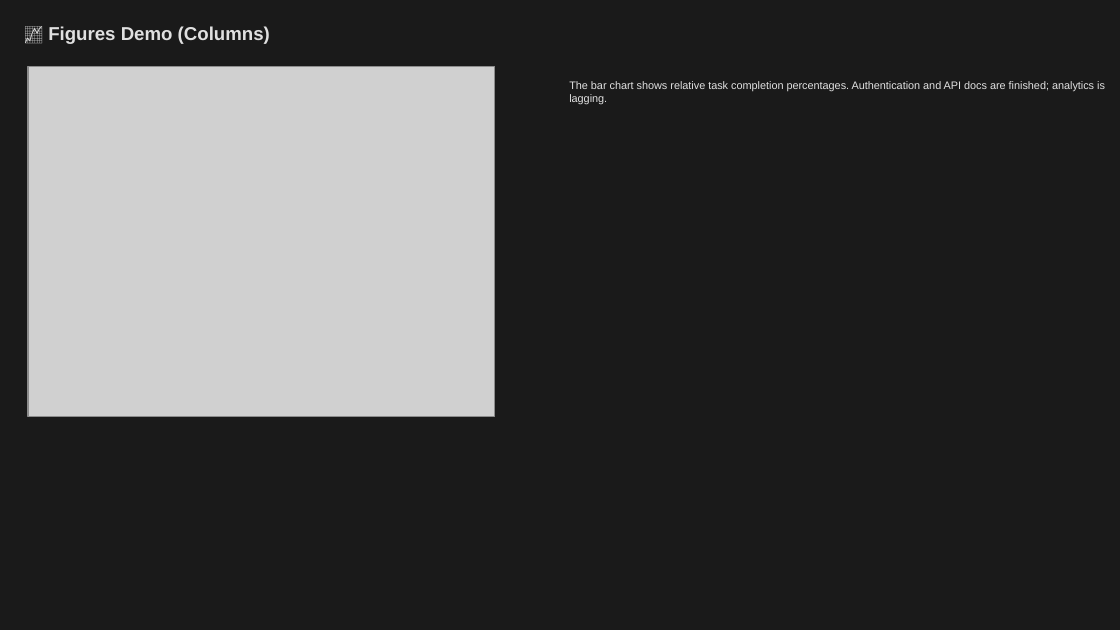
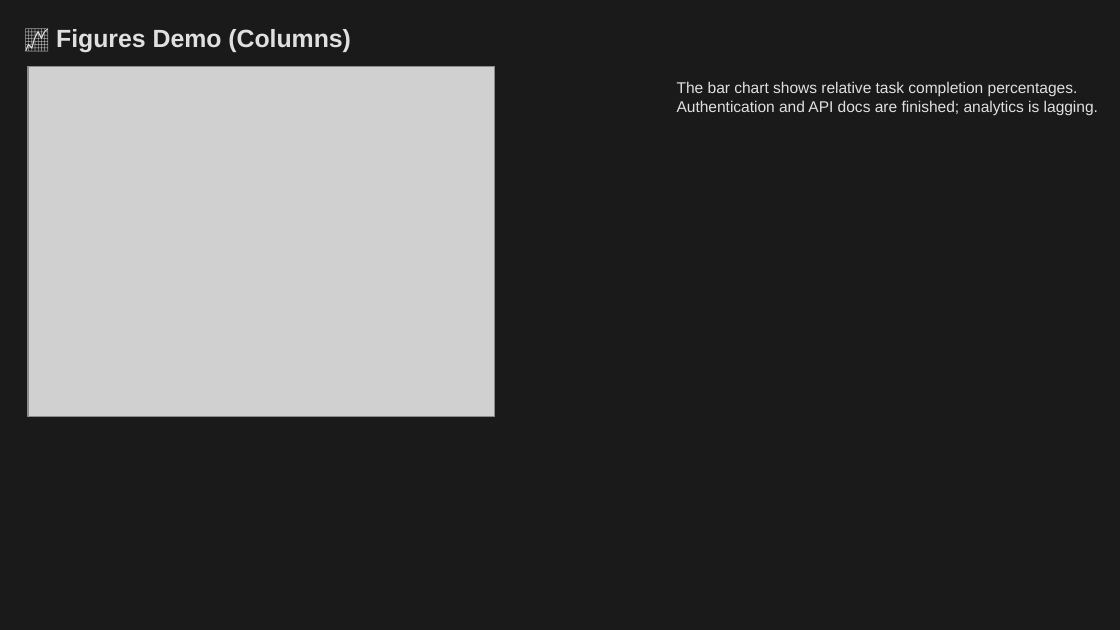
Before and after one commit to louisazhou/slidegenerator, a slide deck: slide 17 of output/comprehensive_demo_dark.pptx. Drawn at 1120x630 pixels with LibreOffice and Linux fonts; fonts in the diff are those of the drawing; grey boxes stand for pictures. Boxes give left, top, right and bottom in pixels: in the first picture for what was removed or moved away, otherwise in the second. Text is boxed around its words. In the diff, an @@ line names an element or a change of style, - is before the commit and + after.

```diff
--- a/output/comprehensive_demo_dark.pptx
+++ b/output/comprehensive_demo_dark.pptx
@@ text "📈 Figures Demo (Columns)" at bbox=[56, 29, 351, 53]: size 12 to 16 pt @@
@@ text "The bar chart shows relative ...": place and size @@
-text "The bar chart shows relative ..." at bbox=[569, 81, 1105, 104]
+text "The bar chart shows relative ..." at bbox=[677, 81, 1098, 115]
@@ text "The bar chart shows relative ..." at bbox=[677, 81, 1098, 115]: size 7 to 10 pt @@
```
Also in this commit, not shown: 19 other slides changed, 21 other files.
